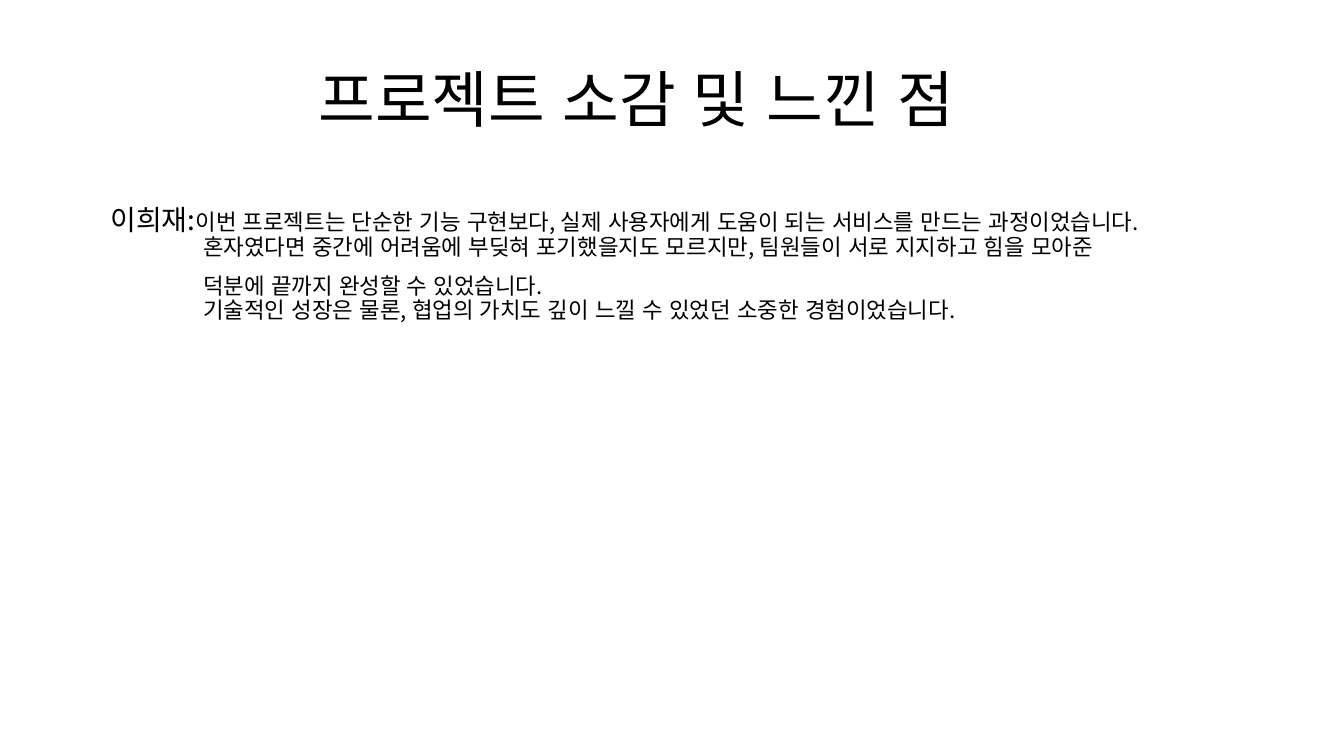
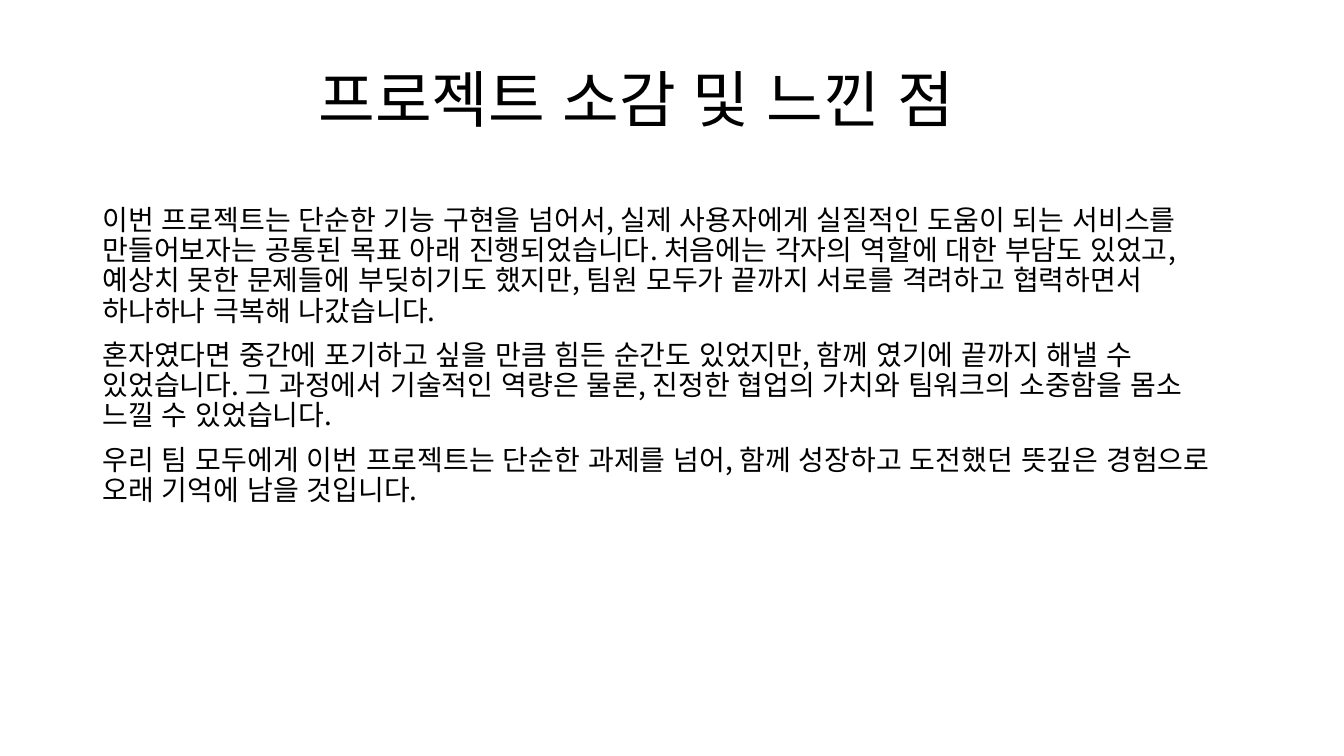
Before and after one commit to 0dlgmlwo0/Project_hospital, a slide deck: slide 21 of 최종발표.pptx (slide 22 before the commit). Drawn at 1344x756 pixels with LibreOffice and Linux fonts; fonts in the diff are those of the drawing. Boxes give left, top, right and bottom in pixels: in the first picture for what was removed or moved away, otherwise in the second. Text is boxed around its words. In the diff, an @@ line names an element or a change of style, - is before the commit and + after.

```diff
--- a/최종발표.pptx
+++ b/최종발표.pptx
@@ text at (x1=102, y1=206, x2=1209, y2=503): text changed; size 16 to 20 pt @@
-이희재:이번 프로젝트는 단순한 기능 구현보다, 실제 사용자에게 도움이 되는 서비스를 만드는 과정이었습니다.
-혼자였다면 중간에 어려움에 부딪혀 포기했을지도 모르지만, 팀원들이 서로 지지하고 힘을 모아준
-덕분에 끝까지 완성할 수 있었습니다.
-기술적인 성장은 물론, 협업의 가치도 깊이 느낄 수 있었던 소중한 경험이었습니다.
+이번 프로젝트는 단순한 기능 구현을 넘어서, 실제 사용자에게 실질적인 도움이 되는 서비스를 만들어보자는 공통된 목표 아래 진행되었습니다. 처음에는 각자의 역할에 대한 부담도 있었고, 예상치 못한 문제들에 부딪히기도 했지만, 팀원 모두가 끝까지 서로를 격려하고 협력하면서 하나하나 극복해 나갔습니다.
+혼자였다면 중간에 포기하고 싶을 만큼 힘든 순간도 있었지만, 함께 였기에 끝까지 해낼 수 있었습니다. 그 과정에서 기술적인 역량은 물론, 진정한 협업의 가치와 팀워크의 소중함을 몸소 느낄 수 있었습니다.
+우리 팀 모두에게 이번 프로젝트는 단순한 과제를 넘어, 함께 성장하고 도전했던 뜻깊은 경험으로 오래 기억에 남을 것입니다.
```
Also in this commit, not shown: 5 other slides changed, 3 slides added, 4 slides removed, 1 other file.
